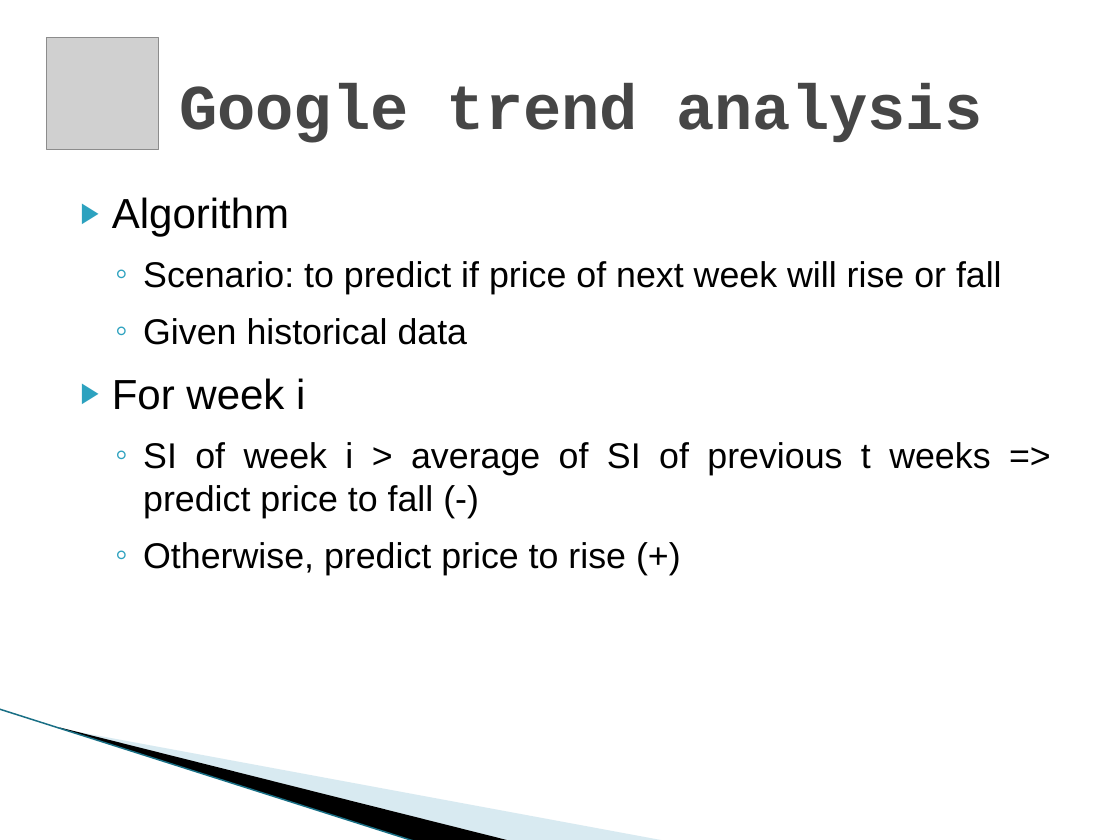
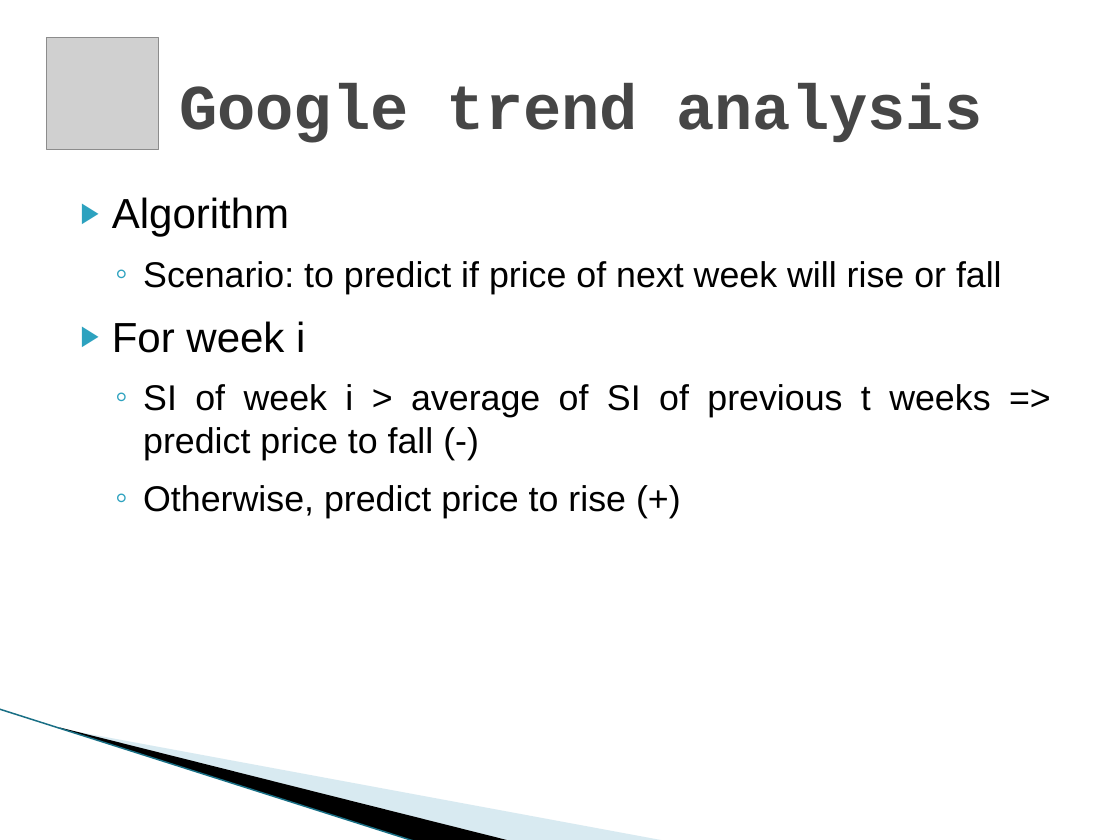
Before and after one commit to yyl/btc-price-analysis, a slide deck: slide 18 of DM_Project.pptx. Drawn at 1120x840 pixels with LibreOffice and Linux fonts; fonts in the diff are those of the drawing; grey boxes stand for pictures; background and template pictures are left out. Boxes give left, top, right and bottom in pixels: in the first picture for what was removed or moved away, otherwise in the second. Text is boxed around its words. In the diff, an @@ line names an element or a change of style, - is before the commit and + after.

```diff
--- a/DM_Project.pptx
+++ b/DM_Project.pptx
@@ text at bbox=[143, 318, 468, 345]: paragraph removed @@
-  ◦ Given historical data
```
Also in this commit, not shown: 6 other slides changed.
